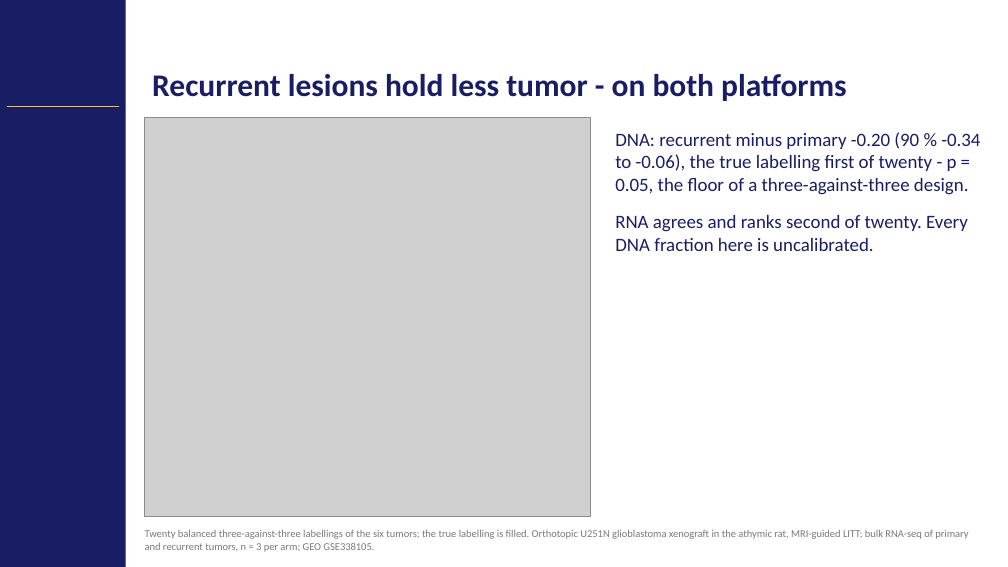
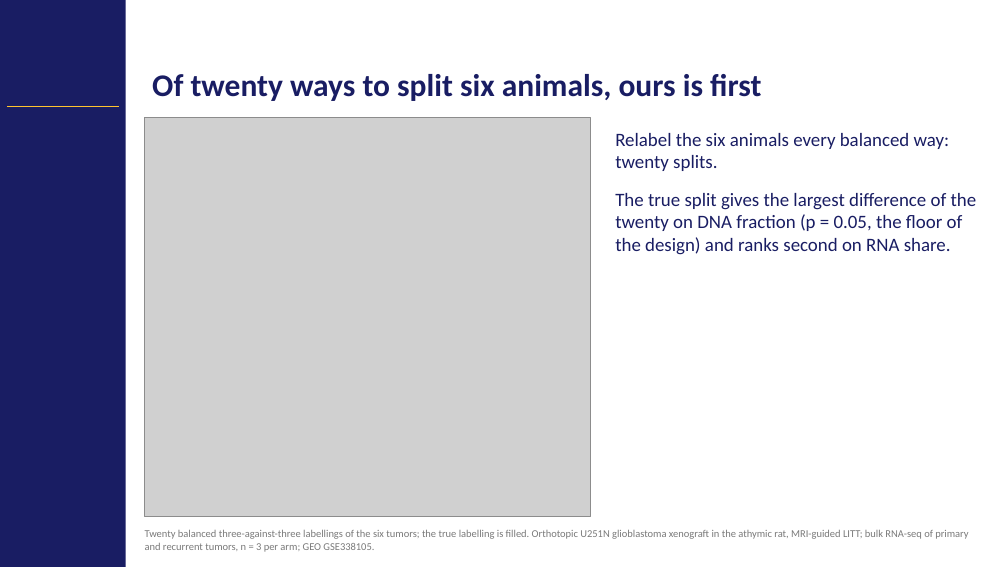
Before and after one commit to Gregory-Schwing-MD-PhD/u251-xenograft-rat-RNASeq-study, a slide deck: slide 7 of SLIDES/CNS2026_Schwing_Abstract418_CNStemplate_v6.pptx (slide 6 before the commit). Drawn at 1008x567 pixels with LibreOffice and Linux fonts; fonts in the diff are those of the drawing; grey boxes stand for pictures; background and template pictures are left out. Boxes give left, top, right and bottom in pixels: in the first picture for what was removed or moved away, otherwise in the second. Text is boxed around its words. In the diff, an @@ line names an element or a change of style, - is before the commit and + after.

```diff
--- a/SLIDES/CNS2026_Schwing_Abstract418_CNStemplate_v6.pptx
+++ b/SLIDES/CNS2026_Schwing_Abstract418_CNStemplate_v6.pptx
@@ title at bbox=[152, 74, 761, 101]: text changed @@
-Recurrent lesions hold less tumor - on both platforms
+Of twenty ways to split six animals, ours is first
@@ text at bbox=[615, 133, 977, 255]: text changed @@
-DNA: recurrent minus primary -0.20 (90 % -0.34 to -0.06), the true labelling first of twenty - p = 0.05, the floor of a three-against-three design.
-RNA agrees and ranks second of twenty. Every DNA fraction here is uncalibrated.
+Relabel the six animals every balanced way: twenty splits.
+The true split gives the largest difference of the twenty on DNA fraction (p = 0.05, the floor of the design) and ranks second on RNA share.
```
Also in this commit, not shown: 5 other slides changed, 1 slide added, 8 other files.
